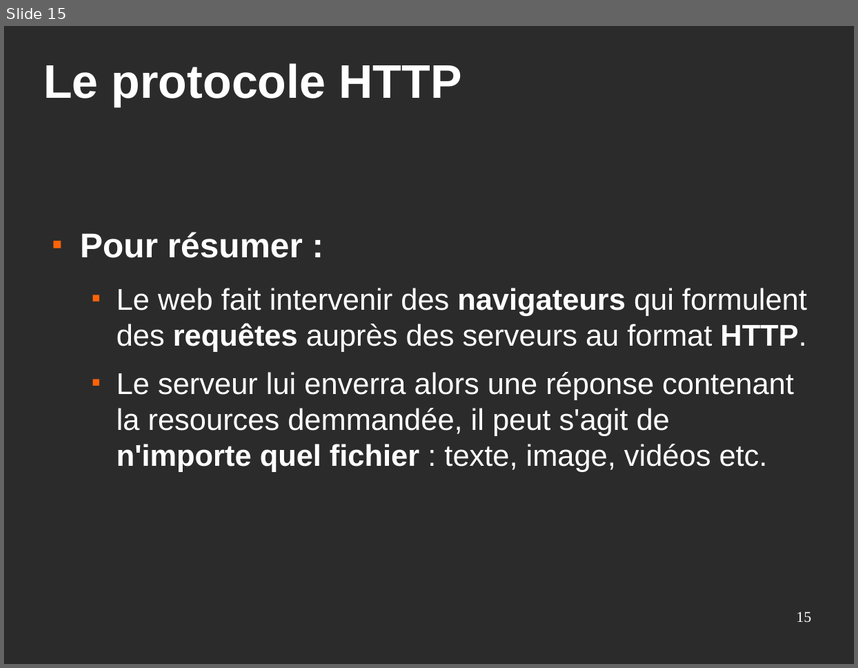
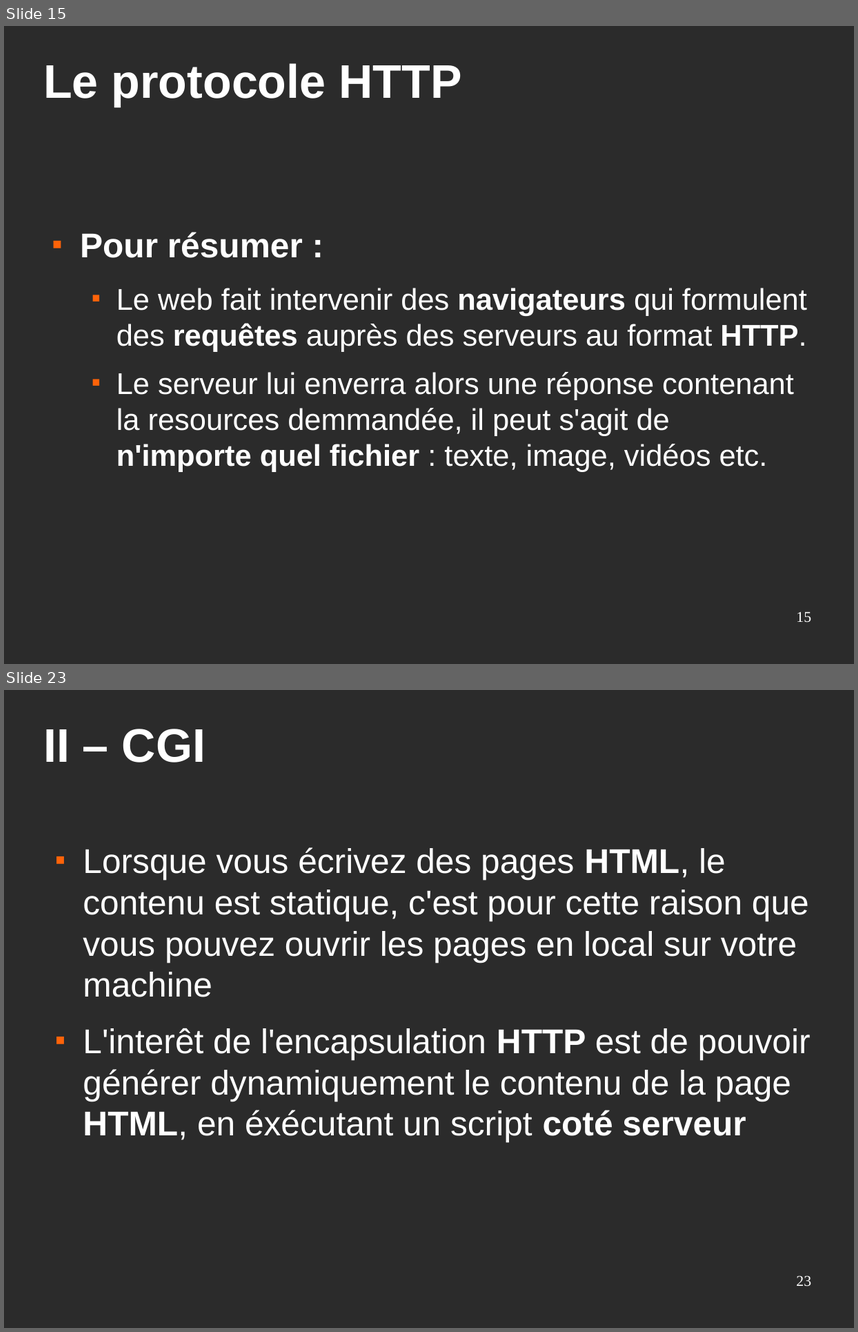
Before and after one commit to Eirbware/Formation, a slide deck: presentations/fondements.odp. Shown one above the other, each under a label of ours: slide 15 before the commit, slides 15 and 23 after it; the slides between them are not shown. The pictures are 858x668 and 858x1332 pixels, drawn with LibreOffice and Linux fonts; fonts in the diff are those of the drawing; background and template pictures are left out; a plain dark background stands for a picture behind light text. Boxes give left, top, right and bottom in pixels: in the first picture for what was removed or moved away, otherwise in the second. Text is boxed around its words. In the diff, an @@ line names an element or a change of style, - is before the commit and + after.

```diff
--- a/presentations/fondements.odp
+++ b/presentations/fondements.odp
@@ slide 23 added at bbox=[4, 690, 854, 1328], background picture (left out) @@
@@ title added at bbox=[43, 729, 205, 762], 44 pt, text #FFFFFF, bold @@
+II – CGI
@@ text added at bbox=[83, 847, 811, 1142], 32 pt, text #FFFFFF @@
+■ Lorsque vous écrivez des pages HTML, le contenu est statique, c'est pour cette raison que vous pouvez ouvrir les pages en local sur votre machine
+■ L'interêt de l'encapsulation HTTP est de pouvoir générer dynamiquement le contenu de la page HTML, en éxécutant un script coté serveur
@@ page number added at bbox=[796, 1275, 811, 1286], 14 pt, text #FFFFFF @@
+23
```
Also in this commit, not shown: 3 slides changed, 13 other slides added.
